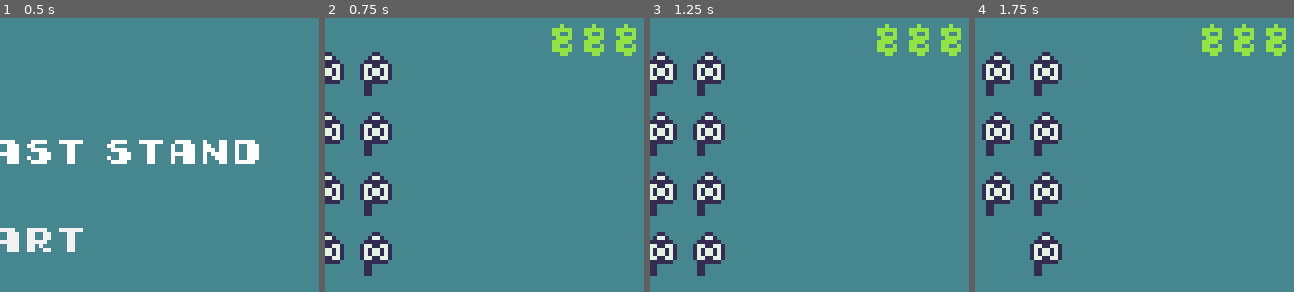
Above: before the commit, frames 1-4 (left to right).
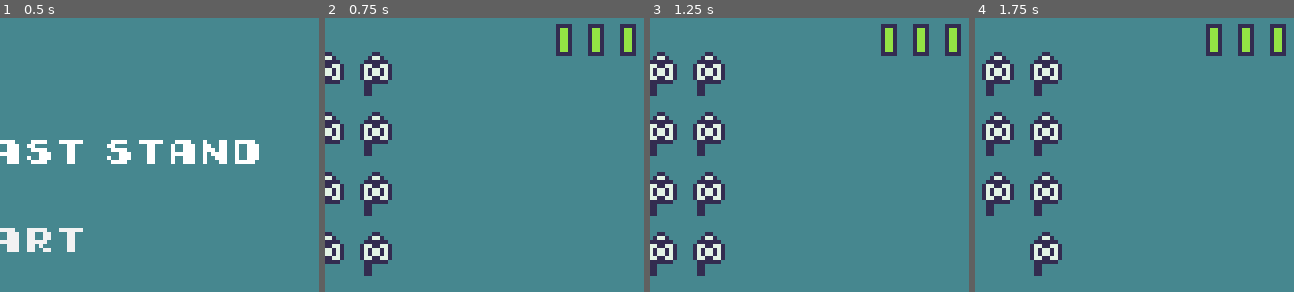
Above: after the commit, the same moments.

Repository: NoFoxTuGiv/grots-last-stand
Game: Godot game, scene res://scenes/ui/main_menu.tscn
Same seed, same stepped clock (60 frames per second), same inputs: the game is played once before the commit and once after it.
Inputs:
- Up to frame 1 (0.5 s): no input
- Up to frame 2 (0.75 s): click "Start" at 0.5 s
- Up to frame 3 (1.25 s): no input
- Up to frame 4 (1.75 s): tap Space (shoot) at 1.35 s
The pictures show only the part of the screen within x 48-98%, y 0-50%; the shares and areas given below are measured in that part.

Frame 1 is identical in both runs. In frame 2, 1.6% of the frame differs, in the area x 71-98%, y 2-14%; in frame 3, 1.6%; in frame 4, 1.6%.

Commit message:
Added Game Over Logic Added Game Over Screen Bagan Enemy Shooting Logic TODO: Shoot the player TODO: Shots affect player health TODO: High Score TODO: Main Menu Background

Diff:
--- a/project.godot
+++ b/project.godot
@@ -28,6 +28,7 @@
 [global_group]
 
 Beakies=""
+Beaky_Dakka=""
 
 [gui]
 
--- a/scenes/game.tscn
+++ b/scenes/game.tscn
@@ -1,12 +1,13 @@
-[gd_scene load_steps=12 format=3 uid="uid://dlgpxwx345iik"]
+[gd_scene load_steps=13 format=3 uid="uid://dlgpxwx345iik"]
 
 [ext_resource type="Theme" uid="uid://b2wmaq01oyh3a" path="res://resources/gls-theme.tres" id="1_ayf0x"]
-[ext_resource type="Script" path="res://scripts/game.gd" id="1_fwe7e"]
+[ext_resource type="Script" uid="uid://bvdkpth8lngwj" path="res://scripts/game.gd" id="1_fwe7e"]
 [ext_resource type="Script" uid="uid://b38bnn02ac7mu" path="res://scripts/grot.gd" id="2_11jcx"]
 [ext_resource type="Texture2D" uid="uid://cygj6j8i4j3ys" path="res://assets/sprites/Grot.png" id="2_31k3w"]
 [ext_resource type="Texture2D" uid="uid://2mdkl6w6job4" path="res://assets/ui/health.png" id="3_p57ef"]
-[ext_resource type="Script" path="res://scripts/ui/pause_menu.gd" id="4_7d4y8"]
+[ext_resource type="Script" uid="uid://bbyp7y107rufj" path="res://scripts/ui/pause_menu.gd" id="4_7d4y8"]
 [ext_resource type="Script" uid="uid://dkjq71kx460q4" path="res://scripts/enemy_grid.gd" id="4_u5sy4"]
+[ext_resource type="Script" uid="uid://m5hr17x0ot86" path="res://scripts/ui/game_over.gd" id="8_gee14"]
 
 [sub_resource type="RectangleShape2D" id="RectangleShape2D_dlplv"]
 size = Vector2(16, 18)
@@ -74,16 +75,13 @@
 
 [node name="Health0" type="Sprite2D" parent="Camera/Healthbar"]
 position = Vector2(8, 0)
-scale = Vector2(0.5, 0.5)
 texture = ExtResource("3_p57ef")
 
 [node name="Health1" type="Sprite2D" parent="Camera/Healthbar"]
-scale = Vector2(0.5, 0.5)
 texture = ExtResource("3_p57ef")
 
 [node name="Health2" type="Sprite2D" parent="Camera/Healthbar"]
 position = Vector2(-8, 0)
-scale = Vector2(0.5, 0.5)
 texture = ExtResource("3_p57ef")
 
 [node name="EnemyGrid" type="Node2D" parent="."]
@@ -145,6 +143,47 @@
 layout_mode = 2
 text = "Quit"
 
+[node name="GameOver" type="Control" parent="."]
+process_mode = 3
+visible = false
+layout_mode = 3
+anchors_preset = 15
+anchor_right = 1.0
+anchor_bottom = 1.0
+offset_left = 80.0
+offset_top = 72.0
+offset_right = 80.0
+offset_bottom = 72.0
+grow_horizontal = 2
+grow_vertical = 2
+script = ExtResource("8_gee14")
+
+[node name="CenterContainer" type="CenterContainer" parent="GameOver"]
+layout_mode = 1
+anchors_preset = 15
+anchor_right = 1.0
+anchor_bottom = 1.0
+grow_horizontal = 2
+grow_vertical = 2
+
+[node name="VBoxContainer" type="VBoxContainer" parent="GameOver/CenterContainer"]
+layout_mode = 2
+
+[node name="Game Over" type="Label" parent="GameOver/CenterContainer/VBoxContainer"]
+layout_mode = 2
+text = "GAME OVER"
+
+[node name="Restart" type="Button" parent="GameOver/CenterContainer/VBoxContainer"]
+layout_mode = 2
+text = "RESTART"
+
+[node name="Main Menu" type="Button" parent="GameOver/CenterContainer/VBoxContainer"]
+layout_mode = 2
+text = "MAIN MENU"
+
+[connection signal="game_over" from="EnemyGrid" to="GameOver" method="_game_over"]
 [connection signal="pressed" from="PauseMenu/CenterContainer/VBoxContainer/Resume" to="PauseMenu" method="_on_resume_pressed"]
 [connection signal="pressed" from="PauseMenu/CenterContainer/VBoxContainer/Main Menu" to="PauseMenu" method="_on_main_menu_pressed"]
 [connection signal="pressed" from="PauseMenu/CenterContainer/VBoxContainer/Quit" to="PauseMenu" method="_on_quit_pressed"]
+[connection signal="pressed" from="GameOver/CenterContainer/VBoxContainer/Restart" to="GameOver" method="_on_restart_pressed"]
+[connection signal="pressed" from="GameOver/CenterContainer/VBoxContainer/Main Menu" to="GameOver" method="_on_main_menu_pressed"]
--- a/scripts/beaky.gd
+++ b/scripts/beaky.gd
@@ -1,29 +1,40 @@
 extends Area2D
+
+const SM_DAKKA: PackedScene = preload("res://scenes/sm_dakka.tscn")
+const MAX_SHOOTERS: int = 5
 
 signal hit_wall
 signal reached_bottom
 signal game_over
+signal hit_enemy
+
 
 @export var move_speed: float = 5.0
 
+func _shoot() -> void:
+		var shot = SM_DAKKA.instantiate()
+		shot.global_position = self.global_position
+		shot.global_position.y += 5
+		get_parent().add_child(shot)
+
 func _ready() -> void:
-    add_to_group("Beakies")
+	add_to_group("Beakies")
 
 func _process(delta: float) -> void:
-    var viewport_size = get_viewport_rect().size
-    var global_pos = global_position
+	var viewport_size = get_viewport_rect().size
+	var global_pos = global_position
 
-    # Check for hitting the wall
-    if global_pos.x <= 4 or global_pos.x + 4 >= viewport_size.x:
-        emit_signal("hit_wall")
+	# Check for hitting the wall
+	if global_pos.x <= 4 or global_pos.x + 4 >= viewport_size.x:
+		emit_signal("hit_wall")
 
-    # Check if it reaches the bottom
-    if global_pos.y >= viewport_size.y:
-        emit_signal("reached_bottom")
-        emit_signal("game_over")
+	# Check if it reaches the bottom
+	if global_pos.y >= viewport_size.y:
+		emit_signal("reached_bottom")
+		emit_signal("game_over")
 
-    # Check for collision with player
-    for body in get_overlapping_bodies():
-        if body.name == "Player":
-            print("Beaky collided with player! Game Over.")
-            emit_signal("game_over")
+	# Check for collision with player
+	for body in get_overlapping_bodies():
+		if body.name == "Player":
+			print("Beaky collided with player! Game Over.")
+			emit_signal("game_over")
--- a/scripts/enemy_grid.gd
+++ b/scripts/enemy_grid.gd
@@ -4,7 +4,10 @@
 const GUTTER: int = 2
 const COLS: int = 8
 const ROWS: int = 4
+const INIT_MOVE_SPEED: float = 5.0
+const CLEAR_INCREMENT: float = 5.0
 var move_speed: float = 5.0
+var clears: int = 0
 var direction: int = 1 # 1 for right, -1 for left
 var drop_distance: int = 10
 @export var edge_margin = 5
@@ -12,61 +15,69 @@
 var reverse_cooldown: float = 0.5
 var last_reverse_time: float = 0.0
 
+signal game_over
+
 func _ready() -> void:
-    _generate_grid()
-    var connected = get_tree().connect("hit_enemy", Callable(self, "_on_enemy_removed"))
-    if connected == OK:
-        print("Signal 'hit_enemy' successfully connected in enemy_grid")
-    else:
-        print("Failed to connect 'hit_enemy' signal")
+	_generate_grid()
+
 
 func _physics_process(delta: float) -> void:
-    var viewport_size = get_viewport_rect().size
-    var beakies = get_tree().get_nodes_in_group("Beakies")
+	var viewport_size = get_viewport_rect().size
+	var beakies = get_tree().get_nodes_in_group("Beakies")
 
-    # Increment the reverse cooldown timer
-    last_reverse_time += delta
+	var live_shot_count = get_tree().get_nodes_in_group("live_shots").size()
+	# Now you have the count of live shots; do something with it.
+	# For example, print the count or update a UI element.
+	print("Live shots: ", live_shot_count)
 
-    # Move the grid horizontally
-    position.x += move_speed * direction * delta
+	# TODO: Shoot the player
+	for beaky in beakies:
+		pass
 
-    # Game Over condition
-    if position.y + get_height() > viewport_size.y:
-        print("Game Over")
-        get_tree().paused = true
+	# Increment the reverse cooldown timer
+	last_reverse_time += delta
 
-    # Check if all Beakies are destroyed
-    if len(beakies) == 0:
-        get_tree().paused = true
-        print("All Beakies Destroyed")
+	# Move the grid horizontally
+	position.x += move_speed * direction * delta
+
+	# Game Over condition
+	if position.y + get_height() > viewport_size.y:
+		_on_reached_bottom()
+
+	# Check if all Beakies are destroyed
+	if len(beakies) == 0:
+		clears = clears + 1
+		print(clears)
+		move_speed = INIT_MOVE_SPEED + (clears * CLEAR_INCREMENT)
+		_generate_grid()
 
 func _generate_grid():
-    for i in range(ROWS):
-        for j in range(COLS):
-            var beaky = BEAKY.instantiate()
-            beaky.position = Vector2(j * (10 + GUTTER), i * (13 + GUTTER))
-            beaky.connect("hit_wall", Callable(self, "_on_hit_wall"))
-            beaky.connect("reached_bottom", Callable(self, "_on_reached_bottom"))
-            add_child(beaky)
-    position = Vector2(edge_margin, 16)
+	for i in range(ROWS):
+		for j in range(COLS):
+			var beaky = BEAKY.instantiate()
+			beaky.position = Vector2(j * (10 + GUTTER), i * (13 + GUTTER))
+			beaky.connect("hit_wall", Callable(self, "_on_hit_wall"))
+			beaky.connect("reached_bottom", Callable(self, "_on_reached_bottom"))
+			beaky.connect("hit_enemy", Callable(self, "_on_enemy_removed"))
+			add_child(beaky)
+	position = Vector2(edge_margin, 16)
 
 func _on_hit_wall() -> void:
-    if last_reverse_time >= reverse_cooldown:
-        print("Wall hit detected. Reversing direction.")
-        direction *= -1
-        position.y += drop_distance
-        last_reverse_time = 0.0
+	if last_reverse_time >= reverse_cooldown:
+		#print("Wall hit detected. Reversing direction.")
+		direction *= -1
+		position.y += drop_distance
+		last_reverse_time = 0.0
 
 func _on_enemy_removed(_enemy: Node) -> void:
-    move_speed += 1.25
-    print("Beaky removed. New move_speed:", move_speed)
+	move_speed += 1.25
+	print("Beaky removed. New move_speed:", move_speed)
 
 func _on_reached_bottom() -> void:
-    print("Beaky reached bottom. Game Over.")
-    get_tree().paused = true
+	game_over.emit()
 
 func get_height() -> float:
-    var max_y = -INF
-    for beaky in get_tree().get_nodes_in_group("Beakies"):
-        max_y = max(max_y, beaky.global_position.y)
-    return max_y - position.y + drop_distance
+	var max_y = -INF
+	for beaky in get_tree().get_nodes_in_group("Beakies"):
+		max_y = max(max_y, beaky.global_position.y)
+	return max_y - position.y + drop_distance
--- a/scripts/game.gd
+++ b/scripts/game.gd
@@ -1,7 +1,9 @@
 extends Node2D
 
 @onready var pause_menu: Control = $PauseMenu
+@onready var game_over: Control = $GameOver
 
 # Called when the node enters the scene tree for the first time.
 func _ready() -> void:
 	pause_menu.hide()
+	game_over.hide()
--- a/scripts/grot.gd
+++ b/scripts/grot.gd
@@ -34,9 +34,9 @@
 		var enemy_grid = get_parent().get_node("EnemyGrid")
 		if enemy_grid:
 			shot.connect("hit_enemy", Callable(enemy_grid, "_on_enemy_removed"))
-			print("signal 'hit_enemy' connected to enemy_grid")
+			#print("signal 'hit_enemy' connected to enemy_grid")
 
-		print("Signal 'hit_enemy' connected:", shot.is_connected("hit_enemy", Callable(enemy_grid, "_on_enemy_removed")))
+		#print("Signal 'hit_enemy' connected:", shot.is_connected("hit_enemy", Callable(enemy_grid, "_on_enemy_removed")))
 
 		shot.connect("tree_exited", Callable(self, "_on_bullet_removed"))
 
--- a/scripts/grotdakka.gd
+++ b/scripts/grotdakka.gd
@@ -15,10 +15,8 @@
 		queue_free()
 
 func _on_area_entered(area: Node) -> void:
-	print("Collision detected with:", area)
+	#print("Collision detected with:", area)
 	if area.is_in_group("Beakies"):
-		print("Beaky hit:", area.name)
 		emit_signal("hit_enemy", area)
-		print("Signal 'hit_enemy' emitted for: ", area.name)
 		area.queue_free()
 		queue_free()
--- a/scripts/smdakka.gd
+++ b/scripts/smdakka.gd
@@ -6,6 +6,7 @@
 signal hit_player(player: Node)
 
 func _ready() -> void:
+	add_to_group("Beaky_Dakka")
 	connect("body_entered", Callable(self, "_on_body_entered"))
 
 func _physics_process(delta: float) -> void:
--- /dev/null
+++ b/scripts/ui/game_over.gd
@@ -0,0 +1,18 @@
+extends Control
+
+@onready var enemy_grid: Node2D = $"../EnemyGrid"
+
+func _game_over() -> void:
+	print("Game over signal received")
+	self.show()
+	get_tree().paused = true
+
+func _on_restart_pressed() -> void:
+	self.hide()
+	get_tree().paused = false
+	get_tree().reload_current_scene()
+
+func _on_main_menu_pressed() -> void:
+	self.hide()
+	get_tree().paused = false
+	get_tree().change_scene_to_file("res://scenes/ui/main_menu.tscn")
--- a/scripts/ui/pause_menu.gd
+++ b/scripts/ui/pause_menu.gd
@@ -4,17 +4,14 @@
 
 func resume():
 	self.hide()
-	#z_index = -999
 	get_tree().paused = false
 
 func pause():
 	self.show()
-	#z_index = 999
 	get_tree().paused = true
 
 func restart():
 	self.hide()
-	#z_index = -999
 	get_tree().paused = false
 	get_tree().change_scene_to_file("res://scenes/ui/main_menu.tscn")
 
Binary file changed: assets/ui/health.png
Not shown: 1 places in resources/gls-theme.tres that only renumber resources
Not shown: 1 places in scenes/ui/main_menu.tscn that only renumber resources
Not shown, added: scripts/ui/game_over.gd.uid
